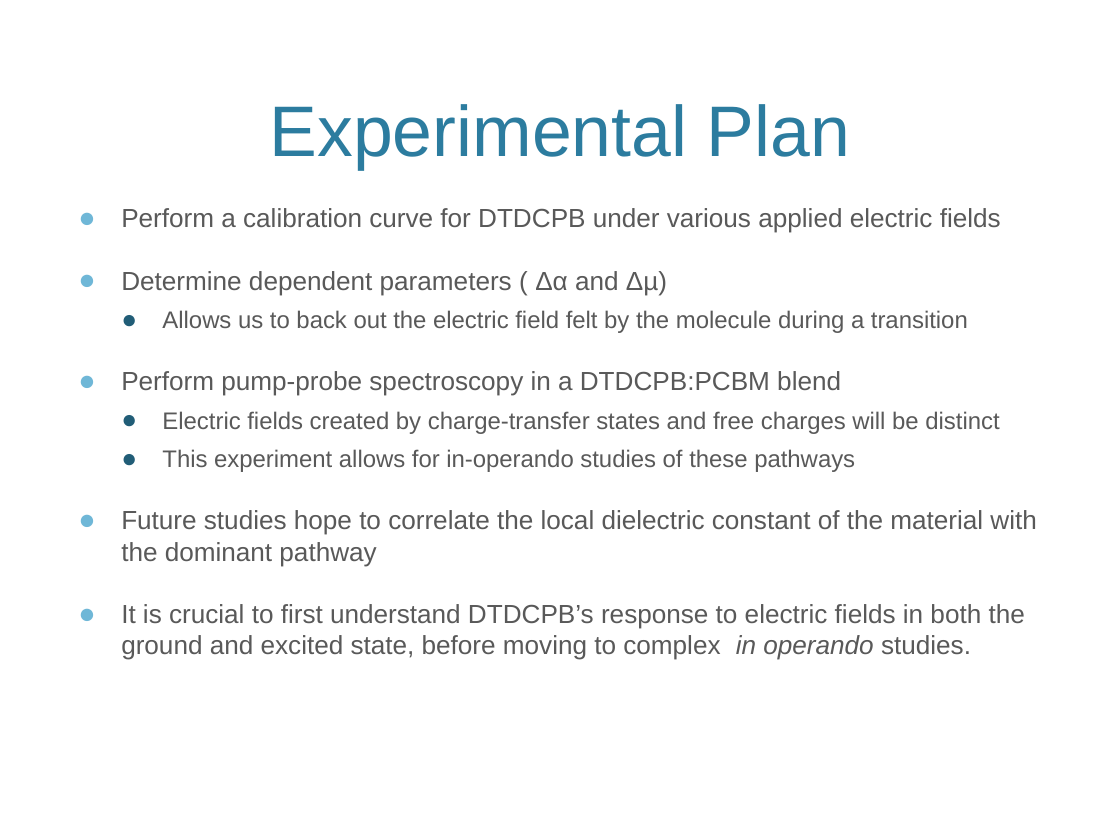
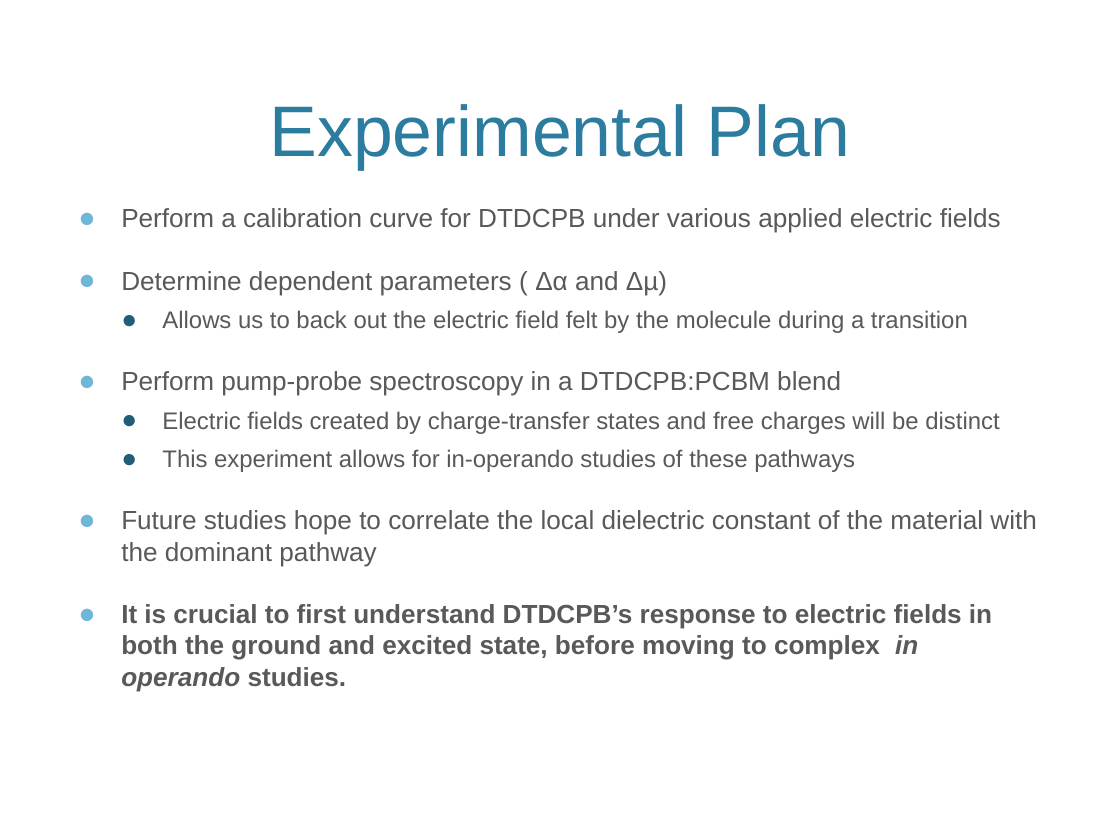
Before and after one commit to jjradler/565projectSp16, a slide deck: slide 6 of 565Presentation.pptx. Drawn at 1120x840 pixels with LibreOffice and Linux fonts; fonts in the diff are those of the drawing; background and template pictures are left out. Boxes give left, top, right and bottom in pixels: in the first picture for what was removed or moved away, otherwise in the second. Text is boxed around its words. In the diff, an @@ line names an element or a change of style, - is before the commit and + after.

```diff
--- a/565Presentation.pptx
+++ b/565Presentation.pptx
@@ text at box(121, 604, 992, 692): bold on in "It is crucial to first understand DTDCPB’s ..." @@
```
Also in this commit, not shown: 1 other slide changed.
